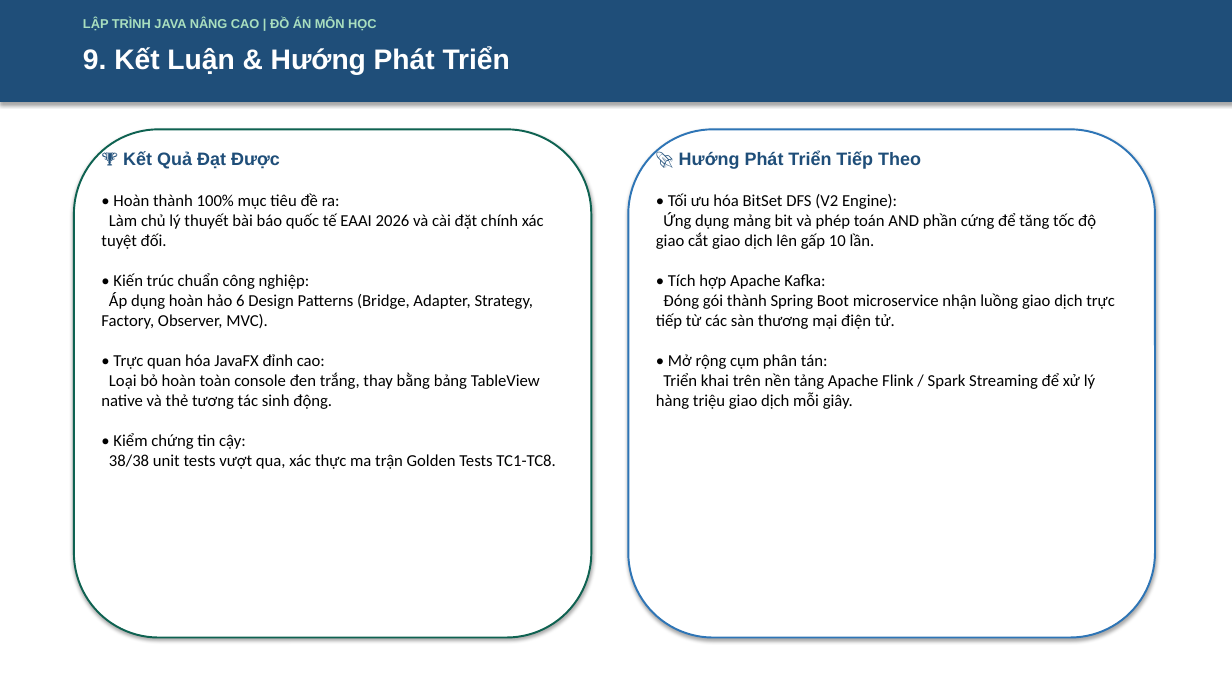
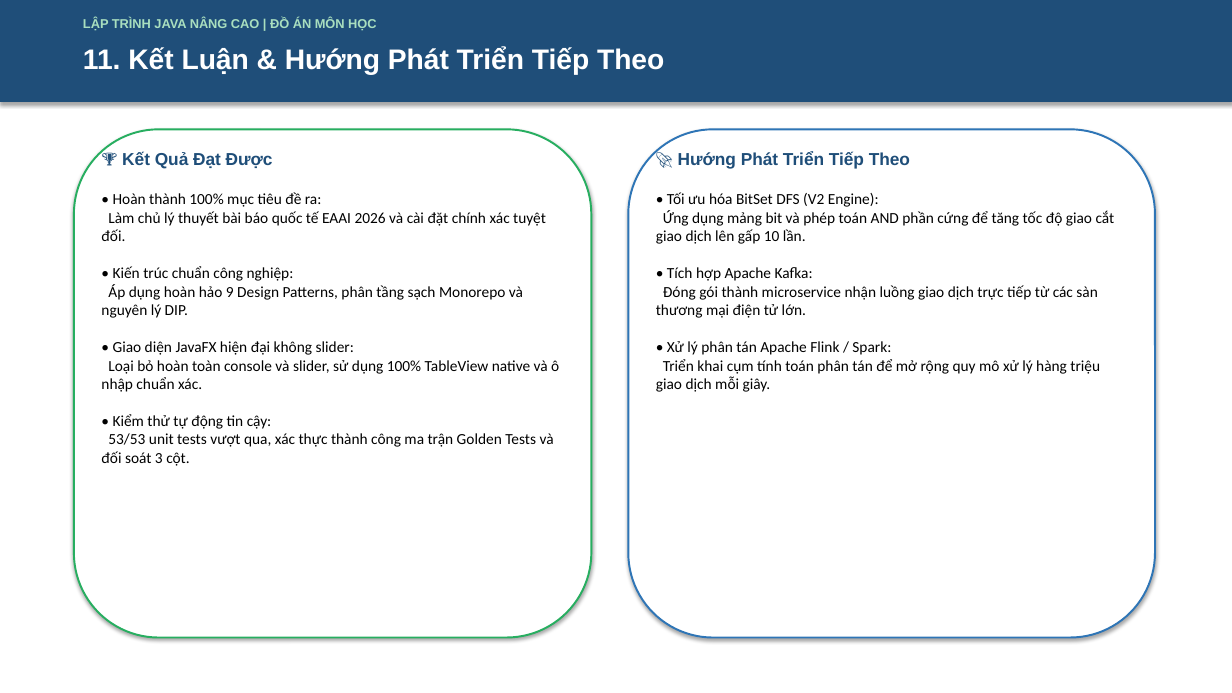
Before and after one commit to 2312741-sudo/javanc, a slide deck: slide 12 of docs/ThuyetTrinh_DeTai_DHOPM_2312741_NguyenThanhTam.pptx (slide 10 before the commit). Drawn at 1232x693 pixels with LibreOffice and Linux fonts; fonts in the diff are those of the drawing. Boxes give left, top, right and bottom in pixels: in the first picture for what was removed or moved away, otherwise in the second. Text is boxed around its words. In the diff, an @@ line names an element or a change of style, - is before the commit and + after.

Commit message:
docs(presentation): update PPTX and HTML slides to 13 slides, 53 tests, and Protocol 1 TCP

```diff
--- a/docs/ThuyetTrinh_DeTai_DHOPM_2312741_NguyenThanhTam.pptx
+++ b/docs/ThuyetTrinh_DeTai_DHOPM_2312741_NguyenThanhTam.pptx
@@ text at <box>83,47,664,75</box>: text changed @@
-9. Kết Luận & Hướng Phát Triển
+11. Kết Luận & Hướng Phát Triển Tiếp Theo
@@ rounded rectangle at <box>74,129,592,638</box>: outline #0E6251 1.5 pt to #27AE60 1.5 pt @@
@@ text "🏆 Kết Quả Đạt Được" at <box>122,151,273,168</box>: size 14 to 13.5 pt @@
@@ text "🚀 Hướng Phát Triển Tiếp ..." at <box>678,151,910,168</box>: size 14 to 13.5 pt @@
@@ text at <box>101,192,559,466</box>: text changed; size 13 to 12 pt @@
-• Hoàn thành 100% mục tiêu đề ra:
-Làm chủ lý thuyết bài báo quốc tế EAAI 2026 và cài đặt chính xác tuyệt đối.
-• Kiến trúc chuẩn công nghiệp:
-Áp dụng hoàn hảo 6 Design Patterns (Bridge, Adapter, Strategy, Factory, Observer, MVC).
-• Trực quan hóa JavaFX đỉnh cao:
-Loại bỏ hoàn toàn console đen trắng, thay bằng bảng TableView native và thẻ tương tác sinh động.
-• Kiểm chứng tin cậy:
-38/38 unit tests vượt qua, xác thực ma trận Golden Tests TC1-TC8.
+• Hoàn thành 100% mục tiêu đề ra:
+Làm chủ lý thuyết bài báo quốc tế EAAI 2026 và cài đặt chính xác tuyệt đối.
+• Kiến trúc chuẩn công nghiệp:
+Áp dụng hoàn hảo 9 Design Patterns, phân tầng sạch Monorepo và nguyên lý DIP.
+• Giao diện JavaFX hiện đại không slider:
+Loại bỏ hoàn toàn console và slider, sử dụng 100% TableView native và ô nhập chuẩn xác.
+• Kiểm thử tự động tin cậy:
+53/53 unit tests vượt qua, xác thực thành công ma trận Golden Tests và đối soát 3 cột.
@@ text at <box>656,192,1115,392</box>: text changed; size 13 to 12 pt @@
-• Tối ưu hóa BitSet DFS (V2 Engine):
-Ứng dụng mảng bit và phép toán AND phần cứng để tăng tốc độ giao cắt giao dịch lên gấp 10 lần.
-• Tích hợp Apache Kafka:
-Đóng gói thành Spring Boot microservice nhận luồng giao dịch trực tiếp từ các sàn thương mại điện tử.
-• Mở rộng cụm phân tán:
-Triển khai trên nền tảng Apache Flink / Spark Streaming để xử lý hàng triệu giao dịch mỗi giây.
+• Tối ưu hóa BitSet DFS (V2 Engine):
+Ứng dụng mảng bit và phép toán AND phần cứng để tăng tốc độ giao cắt giao dịch lên gấp 10 lần.
+• Tích hợp Apache Kafka:
+Đóng gói thành microservice nhận luồng giao dịch trực tiếp từ các sàn thương mại điện tử lớn.
+• Xử lý phân tán Apache Flink / Spark:
+Triển khai cụm tính toán phân tán để mở rộng quy mô xử lý hàng triệu giao dịch mỗi giây.
```
Also in this commit, not shown: 10 other slides changed, 2 slides added, 1 other file.
